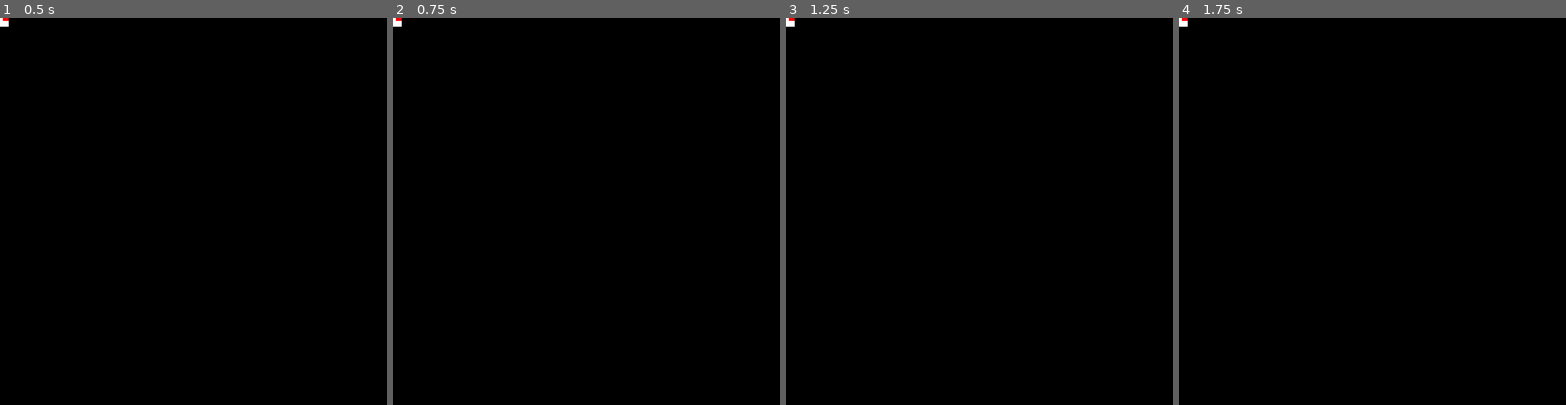
Above: before the commit, frames 1-4 (left to right).
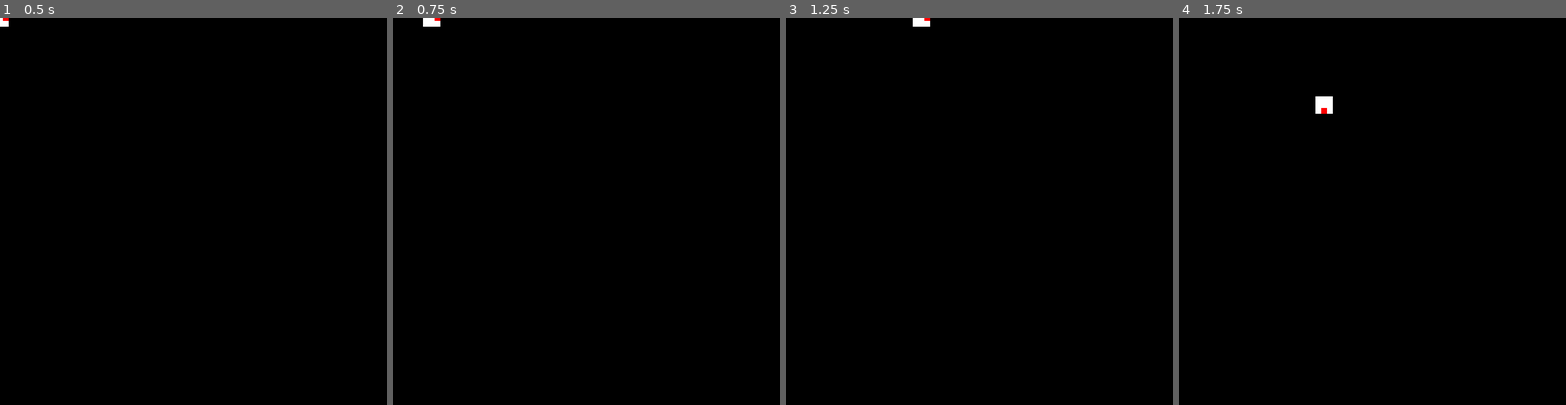
Above: after the commit, the same moments.

Repository: creikey/shmurn
Game: Godot game, scene res://Main.tscn
The game is run twice, just before and just after one commit, with the same random seed, the same clock (stepped at 60 frames per second) and the same inputs.
Inputs:
- Up to frame 1 (0.5 s): no input
- Up to frame 2 (0.75 s): tap Enter at 0.5 s; hold D (g_right, bound only after the commit) from 0.53 s (still down)
- Up to frame 3 (1.25 s): keep holding D (g_right, bound only after the commit)
- Up to frame 4 (1.75 s): release D (g_right, bound only after the commit) at 1.28 s; hold S (g_down, bound only after the commit) from 1.28 s (still down)

Frame 1 is identical in both runs. In frame 2, 0.2% of the frame differs, in the area x 0-13%, y 0-3%; in frame 3, 0.2%; in frame 4, 0.3%, in the area x 0-40%, y 0-25%.

Commit message:
Add turning player

Diff:
--- a/src/Main.tscn
+++ b/src/Main.tscn
@@ -1,6 +1,7 @@
-[gd_scene load_steps=3 format=2]
+[gd_scene load_steps=4 format=2]
 
 [ext_resource path="res://player.png" type="Texture" id=1]
+[ext_resource path="res://Player.gd" type="Script" id=2]
 
 [sub_resource type="RectangleShape2D" id=1]
 extents = Vector2( 18, 18 )
@@ -8,6 +9,7 @@
 [node name="Main" type="Node2D"]
 
 [node name="Player" type="Area2D" parent="."]
+script = ExtResource( 2 )
 __meta__ = {
 "_edit_group_": true
 }
--- /dev/null
+++ b/src/Player.gd
@@ -0,0 +1,11 @@
+extends Area2D
+
+func _physics_process(delta):
+	var horizontal: float = float(Input.is_action_pressed("g_right")) - float(Input.is_action_pressed("g_left"))
+	var vertical: float = -float(Input.is_action_pressed("g_up")) + float(Input.is_action_pressed("g_down"))
+
+	rotation = Vector2(horizontal, vertical).angle()
+
+	global_position += Vector2(horizontal, vertical)*400.0*delta
+	global_position.x = clamp(global_position.x, 0.0, get_viewport().size.x)
+	global_position.y = clamp(global_position.y, 0.0, get_viewport().size.y)
--- a/src/project.godot
+++ b/src/project.godot
@@ -24,6 +24,29 @@
 window/size/width=800
 window/size/height=800
 
+[input]
+
+g_right={
+"deadzone": 0.5,
+"events": [ Object(InputEventKey,"resource_local_to_scene":false,"resource_name":"","device":0,"alt":false,"shift":false,"control":false,"meta":false,"command":false,"pressed":false,"scancode":68,"unicode":0,"echo":false,"script":null)
+ ]
+}
+g_left={
+"deadzone": 0.5,
+"events": [ Object(InputEventKey,"resource_local_to_scene":false,"resource_name":"","device":0,"alt":false,"shift":false,"control":false,"meta":false,"command":false,"pressed":false,"scancode":65,"unicode":0,"echo":false,"script":null)
+ ]
+}
+g_up={
+"deadzone": 0.5,
+"events": [ Object(InputEventKey,"resource_local_to_scene":false,"resource_name":"","device":0,"alt":false,"shift":false,"control":false,"meta":false,"command":false,"pressed":false,"scancode":87,"unicode":0,"echo":false,"script":null)
+ ]
+}
+g_down={
+"deadzone": 0.5,
+"events": [ Object(InputEventKey,"resource_local_to_scene":false,"resource_name":"","device":0,"alt":false,"shift":false,"control":false,"meta":false,"command":false,"pressed":false,"scancode":83,"unicode":0,"echo":false,"script":null)
+ ]
+}
+
 [rendering]
 
 quality/driver/driver_name="GLES2"
